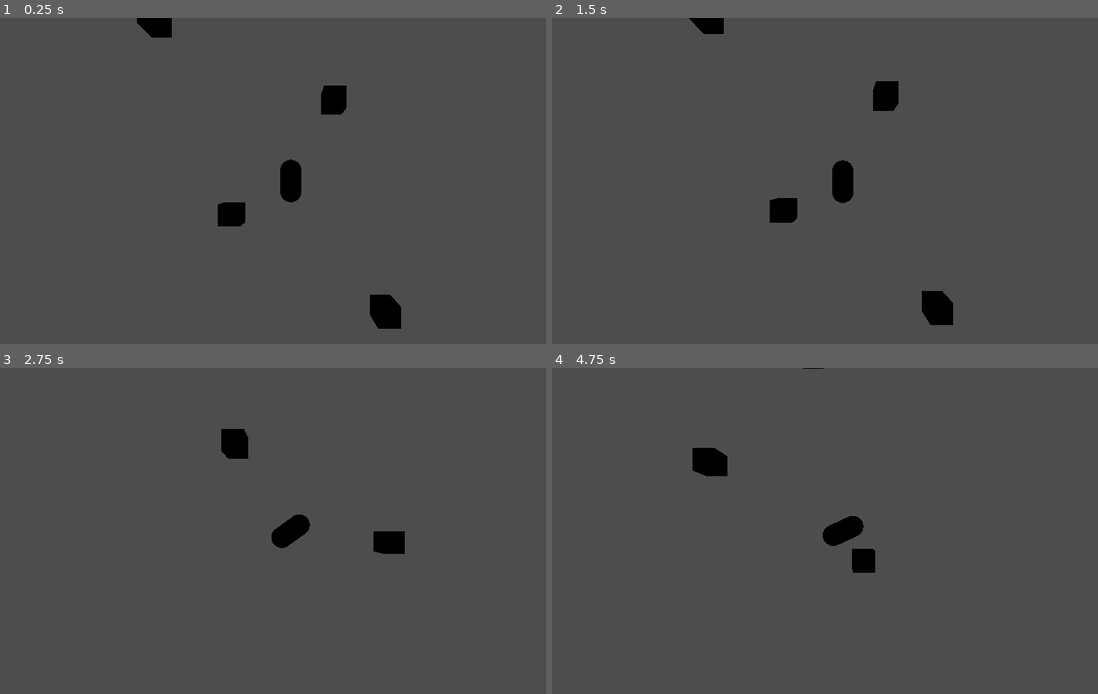
Above: before the commit, frames 1-4 (two rows, left to right).
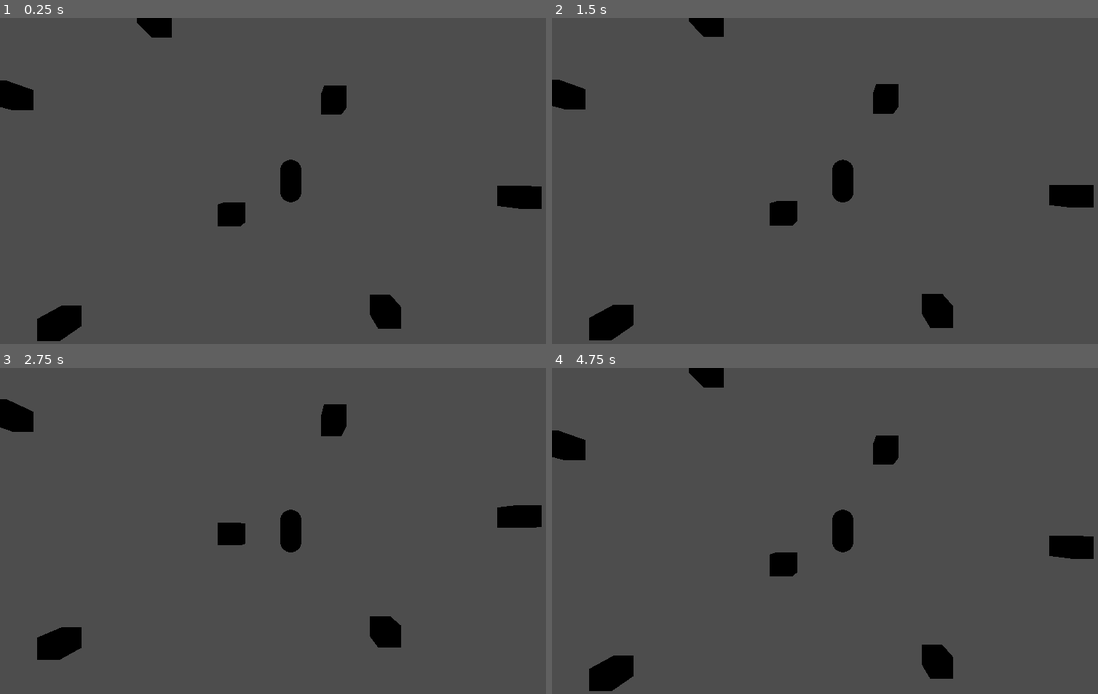
Above: after the commit, the same moments.

Repository: Herodegon/cargamedemo
Game: Godot game, scene res://scenes/game.tscn
The game is run twice, just before and just after one commit, with the same random seed, the same clock (stepped at 60 frames per second) and the same inputs.
Inputs:
- Up to frame 1 (0.25 s): no input
- Up to frame 2 (1.5 s): tap Enter at 0.5 s; hold D (turn_right) 0.53-1.28 s; tap Space at 1.25 s; hold S (brake) from 1.28 s (still down)
- Up to frame 3 (2.75 s): release S (brake) at 2.03 s; hold D (turn_right) from 2.03 s (still down)
- Up to frame 4 (4.75 s): release D (turn_right) at 2.78 s; hold W (accelerate) 2.78-3.53 s; hold A (turn_left) from 3.53 s (still down)

The runs differ from the first frame. In frame 1, 1.7% of the frame differs, in the area x 0-100%, y 19-100%; in frame 2, 2.1%; in frame 3, 4.1%; in frame 4, 4.5%, in the area x 0-100%, y 0-100%.

Commit message:
I... don't even know at this point...

Diff:
--- a/scenes/game.tscn
+++ b/scenes/game.tscn
@@ -18,3 +18,33 @@
 
 [node name="ObjCube4" parent="." instance=ExtResource("1_yqjtg")]
 transform = Transform3D(1, 0, 0, 0, 1, 0, 0, 0, 1, -6.35643, 0, -7.57995)
+
+[node name="ObjCube5" parent="." instance=ExtResource("1_yqjtg")]
+transform = Transform3D(1, 0, 0, 0, 1, 0, 0, 0, 1, -10.8116, 0, 6.66663)
+
+[node name="ObjCube6" parent="." instance=ExtResource("1_yqjtg")]
+transform = Transform3D(1, 0, 0, 0, 1, 0, 0, 0, 1, 7.86037, 0, 12.1519)
+
+[node name="ObjCube7" parent="." instance=ExtResource("1_yqjtg")]
+transform = Transform3D(1, 0, 0, 0, 1, 0, 0, 0, 1, 14.6658, 9.53674e-07, -14.9042)
+
+[node name="ObjCube8" parent="." instance=ExtResource("1_yqjtg")]
+transform = Transform3D(1, 0, 0, 0, 1, 0, 0, 0, 1, -13.1732, -9.53674e-07, -3.98794)
+
+[node name="ObjCube9" parent="." instance=ExtResource("1_yqjtg")]
+transform = Transform3D(1, 0, 0, 0, 1, 0, 0, 0, 1, -4.51451, 0, -21.4601)
+
+[node name="ObjCube10" parent="." instance=ExtResource("1_yqjtg")]
+transform = Transform3D(1, 0, 0, 0, 1, 0, 0, 0, 1, 10.68, 0, 0.73667)
+
+[node name="ObjCube11" parent="." instance=ExtResource("1_yqjtg")]
+transform = Transform3D(1, 0, 0, 0, 1, 0, 0, 0, 1, 18.7665, 0, 9.6709)
+
+[node name="ObjCube12" parent="." instance=ExtResource("1_yqjtg")]
+transform = Transform3D(1, 0, 0, 0, 1, 0, 0, 0, 1, -2.95386, 0, 17.4391)
+
+[node name="ObjCube13" parent="." instance=ExtResource("1_yqjtg")]
+transform = Transform3D(1, 0, 0, 0, 1, 0, 0, 0, 1, -24.8669, 0, 10.7746)
+
+[node name="ObjCube14" parent="." instance=ExtResource("1_yqjtg")]
+transform = Transform3D(1, 0, 0, 0, 1, 0, 0, 0, 1, 28.1375, 0, -11.1337)
--- a/scripts/obj_player.gd
+++ b/scripts/obj_player.gd
@@ -38,9 +38,9 @@
 @export var camera_offset := Vector3(0.0,10.0,0.0)
 
 @export_group("Movement")
-@export var max_speed := 5.0
-@export var reverse_speed := 10.0
-@export var acceleration := 10.0
+@export var max_speed := 50.0
+@export var reverse_speed := 5.0
+@export var max_acceleration := 2.5
 @export var turn_angle := PI/6
 
 @export_group("Wheels")
@@ -96,19 +96,8 @@
 	var accel_dir := input_dir.z * basis.z
 	var turn_dir := input_dir.x * basis.x
 
-	var forward_velocity = velocity.dot(forward_dir)
+	var forward_velocity = velocity.length()
 	change_state(forward_velocity,-input_dir.z)
-
-	var wheel_steering := Vector3.ZERO
-	var front_wheel := (scale.z/4.0) * forward_dir
-	var back_wheel := (scale.z/4.0) * -forward_dir
-	if (forward_velocity != 0.0 && !turn_dir.is_zero_approx()):
-		var max_turn_amount = (forward_velocity/max_speed) * 0.8
-		var steering_x = turn_dir * cos(turn_angle)
-		var steering_y = accel_dir * sin(turn_angle)
-		# Turning is perpendicular to and dependent on the direction the car is facing
-		wheel_steering = ((turn_dir + steering_x + steering_y)/forward_velocity)
-		#print("Difference: ", (180/PI)*angle_difference(atan2(wheel_steering.z, wheel_steering.x), atan2(turn_dir.z, turn_dir.x)))
 
 	# Calculate the player's velocity based on the current state
 	var player_velocity := Vector3.ZERO
@@ -123,10 +112,24 @@
 		CarStates.NEUTRAL:
 			player_velocity = Vector3.ZERO
 
-	front_wheel += player_velocity + wheel_steering
+	var wheel_steering := Vector3.ZERO
+	var front_wheel := (scale.z/4.0) * forward_dir
+	var back_wheel := (scale.z/4.0) * -forward_dir
+	if (forward_velocity != 0.0 && !turn_dir.is_zero_approx()):
+		# Used to decide car handling at steering angles greater than max_turn_amount
+		#var max_turn_amount = (forward_velocity/max_speed) * 0.8
+		var steering_x = turn_dir * cos(turn_angle)
+		var steering_y = accel_dir * sin(turn_angle)
+		# Turning is perpendicular to and dependent on the direction the car is facing
+		wheel_steering = (turn_dir + steering_x + steering_y)*player_velocity.length()
+		#print("Difference: ", (180/PI)*angle_difference(atan2(wheel_steering.z, wheel_steering.x), atan2(turn_dir.z, turn_dir.x)))
+
+	front_wheel += wheel_steering
 	back_wheel += player_velocity
 
-	velocity = velocity.move_toward(front_wheel + back_wheel, acceleration * delta)
+	print("Wheel Steering: ", wheel_steering.length())
+
+	velocity = velocity.move_toward(front_wheel + back_wheel, max_acceleration * delta)
 
 	#move_camera(camera_offset + pos + Vector3(0.0, forward_velocity * 0.1, 0.0))
 	move_camera((1.0 * camera_offset) + pos)
@@ -144,6 +147,8 @@
 		#turn_dir,
 		#wheel_steering,
 		#player_velocity,
+		#front_wheel,
+		#back_wheel,
 		#-global_transform.basis.x.normalized(),
 		#-global_transform.basis.z.normalized(),
 	]
